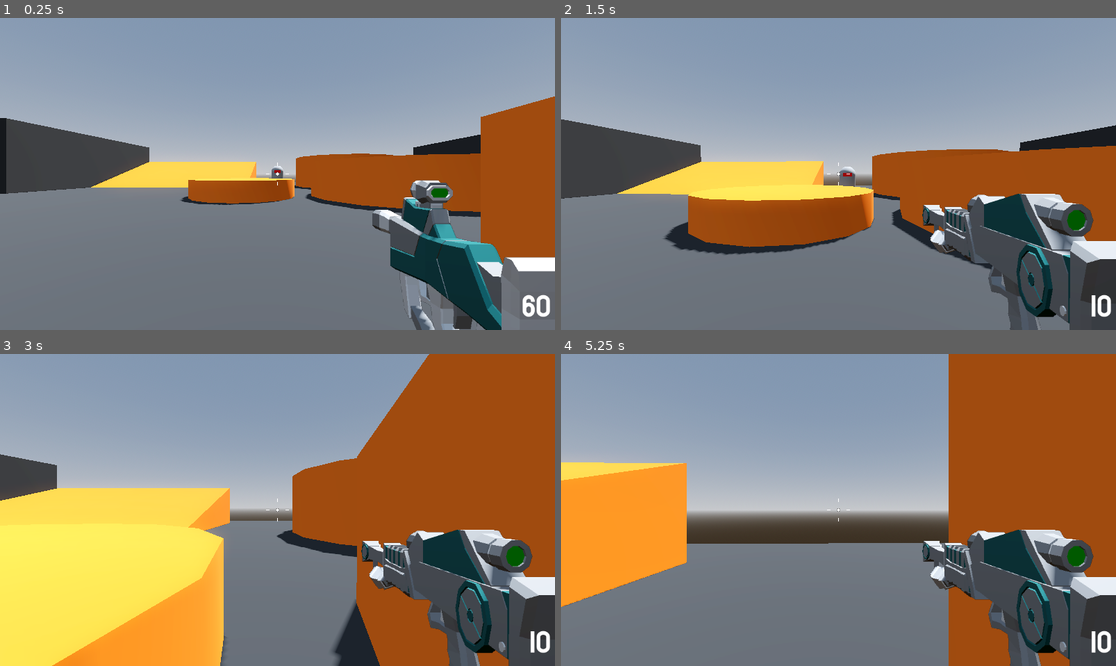
Above: before the commit, frames 1-4 (two rows, left to right).
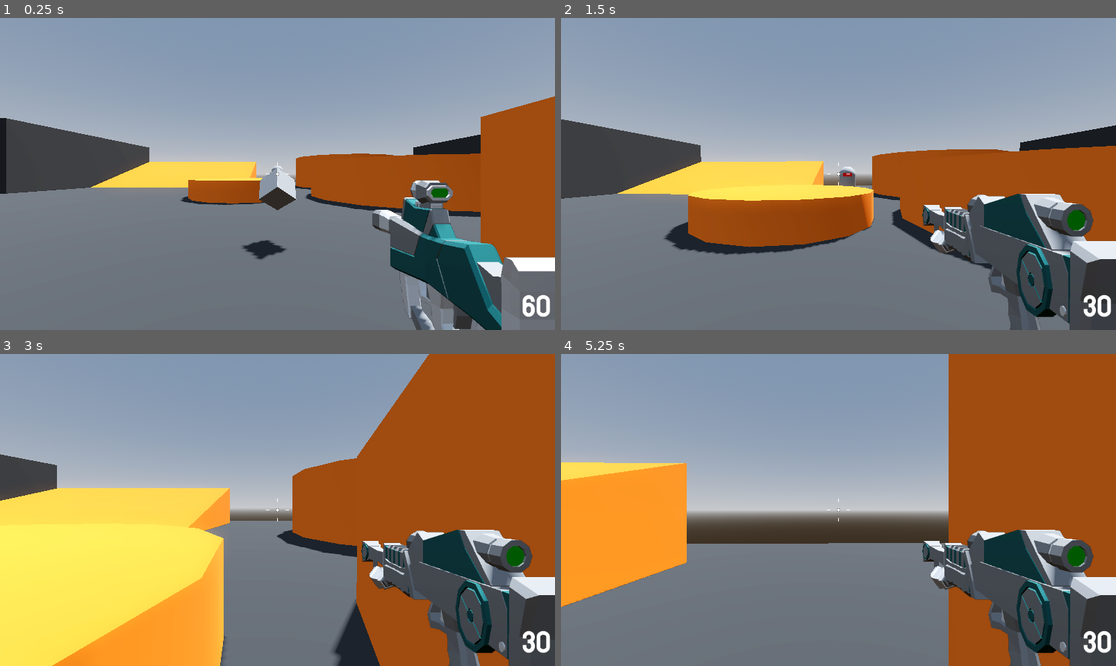
Above: after the commit, the same moments.

Repository: BlurryGames/RoboRampage
Game: Godot game, scene res://levels/sand_box.tscn
Two runs of this game, one before a commit and one after it. Both use one fixed random seed, a clock stepped at 60 frames per second and the inputs below.
Inputs (mouse positions are in pixels of both pictures, inside the frame that each line leads up to):
- Up to frame 1 (0.25 s): no input
- Up to frame 2 (1.5 s): tap Enter at 0.5 s; move the mouse to (866, 174) at 0.52 s; press the mouse at (866, 174) at 0.53 s; hold W (move_forward) from 0.53 s (still down); tap Space (jump) at 0.77 s; move the mouse to (810, 174) at 1.27 s; release the mouse at (810, 174) at 1.28 s; tap Mouse wheel down (last_weapon) at 1.35 s
- Up to frame 3 (3 s): keep holding W (move_forward); tap Space (jump) at 1.52 s; move the mouse to (288, 503) at 2.02 s; hold Mouse wheel up (next_weapon) 2.03-2.78 s; move the mouse to (271, 516) at 2.77 s; tap 1 (weapon_1) at 2.85 s
- Up to frame 4 (5.25 s): keep holding W (move_forward); tap Space (jump) at 3.02, 3.77, 4.52 s; move the mouse to (877, 513) at 3.52 s; hold 2 (weapon_2) 3.53-4.28 s; move the mouse to (794, 506) at 4.27 s; click (794, 506) at 4.35 s; move the mouse to (844, 510) at 5.02 s; hold Mouse wheel down (last_weapon) from 5.03 s (still down)

The runs differ from the first frame. In frame 1, 0.9% of the frame differs, in the area x 43-54%, y 47-78%; in frame 2, less than 0.1%; in frame 3, less than 0.1%; in frame 4, less than 0.1%.

Commit message:
Section4: Robo Rampage / Lesson26: Ammo Pickups

Diff:
--- a/levels/sand_box.tscn
+++ b/levels/sand_box.tscn
@@ -1,9 +1,10 @@
-[gd_scene load_steps=9 format=3 uid="uid://cq67mdwkbq73b"]
+[gd_scene load_steps=10 format=3 uid="uid://cq67mdwkbq73b"]
 
 [ext_resource type="PackedScene" uid="uid://b86xs7k1u6yrc" path="res://player/player.tscn" id="1_2dw65"]
 [ext_resource type="Material" uid="uid://1lssg0qjvisn" path="res://levels/materials/gray_material.tres" id="1_pgvss"]
 [ext_resource type="Material" uid="uid://bdnlqfsqom2km" path="res://levels/materials/orange_material.tres" id="3_hxafd"]
 [ext_resource type="PackedScene" uid="uid://chluuyc70svg4" path="res://enemy/enemy.tscn" id="4_r6w74"]
+[ext_resource type="PackedScene" uid="uid://ddypunl6y3xm4" path="res://pickups/pickup.tscn" id="5_ckfmb"]
 
 [sub_resource type="ProceduralSkyMaterial" id="ProceduralSkyMaterial_3ogje"]
 sky_horizon_color = Color(0.64625, 0.65575, 0.67075, 1)
@@ -314,3 +315,6 @@
 
 [node name="Enemy" parent="." instance=ExtResource("4_r6w74")]
 transform = Transform3D(1, 0, 0, 0, 1, 0, 0, 0, 1, 0, 1, -17)
+
+[node name="Pickup" parent="." instance=ExtResource("5_ckfmb")]
+transform = Transform3D(1, 0, 0, 0, 1, 0, 0, 0, 1, 0, 1, -4)
--- /dev/null
+++ b/pickups/pickup.gd
@@ -0,0 +1,10 @@
+class_name Pickup extends Area3D
+
+@export var amount: int = 20
+
+@export var ammo_type: AmmoHandler.AmmoType = AmmoHandler.AmmoType.BULLET
+
+func _on_body_entered(body: Node3D) -> void:
+	if body.is_in_group("Player"):
+		body.ammo_handler.add_ammo(ammo_type, amount)
+		queue_free()
--- /dev/null
+++ b/pickups/pickup.tscn
@@ -0,0 +1,21 @@
+[gd_scene load_steps=4 format=3 uid="uid://ddypunl6y3xm4"]
+
+[ext_resource type="Script" path="res://pickups/pickup.gd" id="1_pgu74"]
+
+[sub_resource type="BoxMesh" id="BoxMesh_tp7sr"]
+size = Vector3(0.5, 0.5, 0.5)
+
+[sub_resource type="SphereShape3D" id="SphereShape3D_x5pu8"]
+radius = 1.0
+
+[node name="Pickup" type="Area3D"]
+script = ExtResource("1_pgu74")
+
+[node name="AmmoMesh" type="MeshInstance3D" parent="."]
+transform = Transform3D(0.707107, -0.707107, 0, 0.5, 0.5, -0.707107, 0.5, 0.5, 0.707107, 0, 0, 0)
+mesh = SubResource("BoxMesh_tp7sr")
+
+[node name="CollisionShape3D" type="CollisionShape3D" parent="."]
+shape = SubResource("SphereShape3D_x5pu8")
+
+[connection signal="body_entered" from="." to="." method="_on_body_entered"]
--- a/player/ammo_handler.gd
+++ b/player/ammo_handler.gd
@@ -14,5 +14,9 @@
 		ammo_storage[type] -= 1
 		update_ammo_label(type)
 
+func add_ammo(type: AmmoType, amount: int) -> void:
+	ammo_storage[type] += amount
+	update_ammo_label(type)
+
 func update_ammo_label(type: AmmoType) -> void:
 	ammo_label.text = str(ammo_storage[type])
--- a/player/player.gd
+++ b/player/player.gd
@@ -24,7 +24,9 @@
 
 @onready var camera_pivot: Node3D = $CameraPivot
 @onready var damage_animation_player: AnimationPlayer = $DamageTexture/DamageAnimationPlayer
+
 @onready var game_over_menu: GameOverMenu = $GameOverMenu
+@onready var ammo_handler: AmmoHandler = %AmmoHandler
 
 func _ready() -> void:
 	Input.mouse_mode = Input.MOUSE_MODE_CAPTURED
--- a/player/player.tscn
+++ b/player/player.tscn
@@ -131,6 +131,7 @@
 ammo_type = 1
 
 [node name="AmmoHandler" type="Node" parent="SubViewport/SubViewport/WeaponCamera" node_paths=PackedStringArray("ammo_label")]
+unique_name_in_owner = true
 script = ExtResource("6_ggqh4")
 ammo_label = NodePath("../../../../MarginContainer/AmmoLabel")
 
